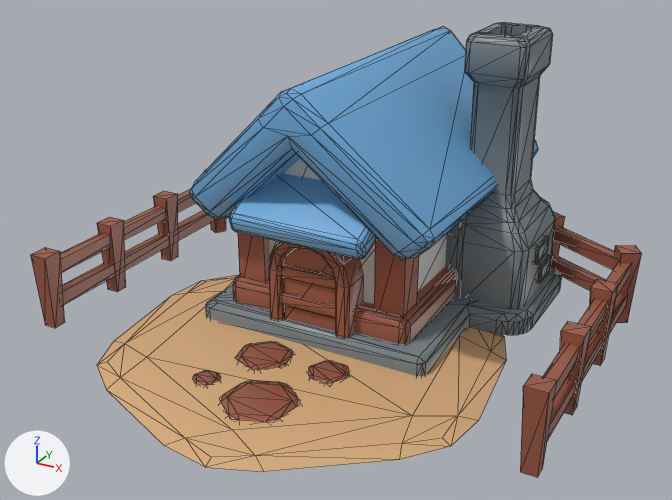
The glTF model assets/models/buildings/building_house_builder_blue.glb, before and after one commit.
Camera for both pictures: a 50 mm lens placed at (1.294, -2.367, 1.431), pointed at (0.033, -0.073, 0.284). The axes (+X, +Y, +Z) are drawn at lower left. The lights are the same throughout. The first picture is the older version. Mesh edges are drawn as thin lines. Vertices at exactly the same position are counted once.

Objects in the first picture: 'house'.
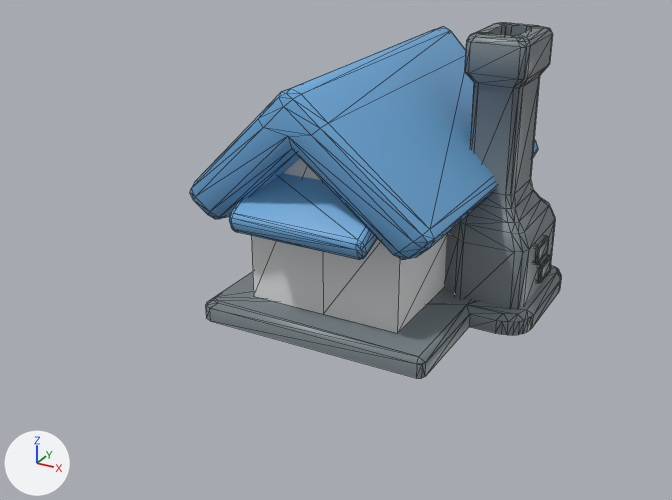
Commit message: Town view: fix the builder-pack house's undersized scale

What differs and where, as boxes (x1, y1, x2, y2) in the pictures (672 x 500 px):
'house', reshaped (39% narrower, 22% shorter)
    before: (30, 23, 642, 477)
    after: (190, 23, 561, 379)
part 1 of me_cube_1019, deleted
    before: (30, 170, 642, 477)

Edits to the bpy script that builds the scene:
```text
Change me_cube_1019:
    used by ob_house; location = (0.0, 0.0, 0.0)
    remove me_cube_1019.from_pydata(...)  # 1027 vertices, 1666 faces; spans x -0.84..0.84, y -0.84..0.82, z -0.01..0.9
    remove me_cube_1019.materials.append(mat_beige)  # beige #daae7e
    add me_cube_1019.from_pydata(...)  # 439 vertices, 802 faces; spans x -0.41..0.57, y -0.3..0.82, z 0.0..0.9
    me_cube_1019 part 1: 33 loose pieces with 588 vertices, spanning x -0.84..0.84, y -0.84..0.67, z -0.01..0.48, are deleted
    remove me_cube_1019.materials.append(mat_browndark)  # brown #9b5a45
```
